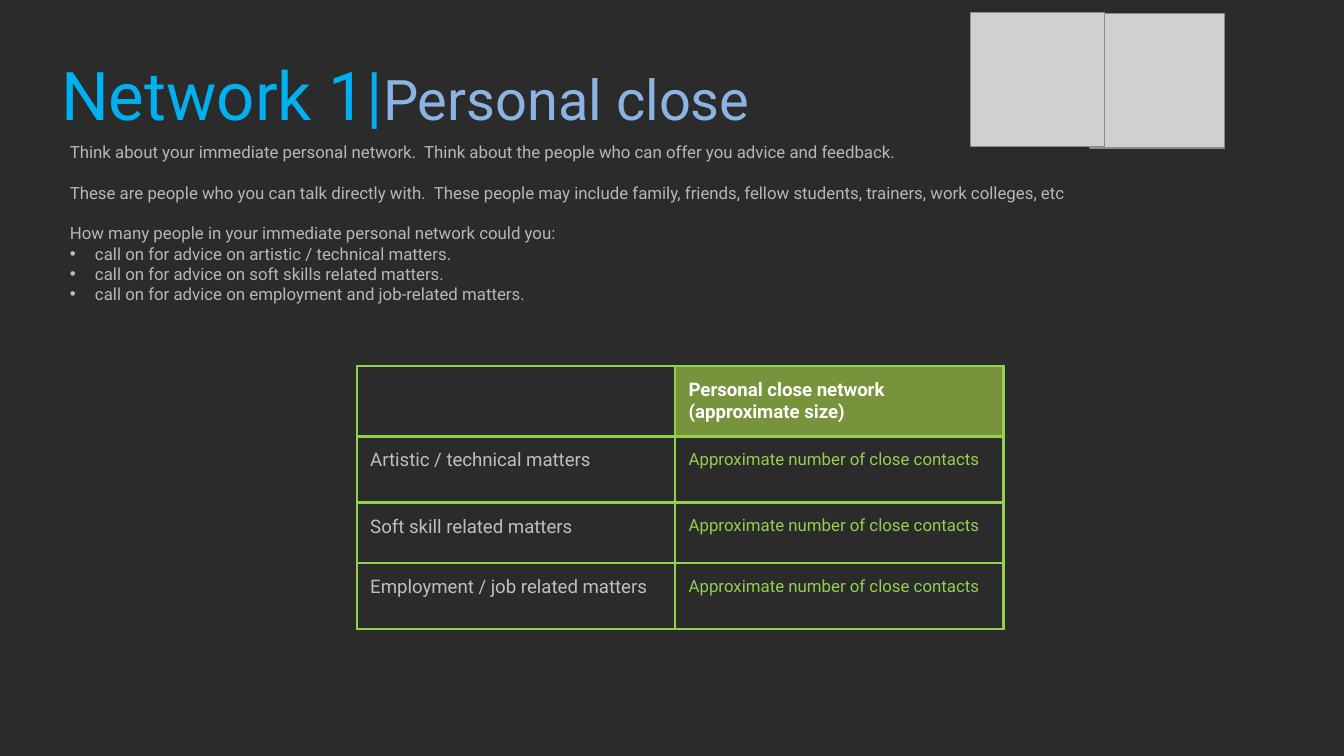
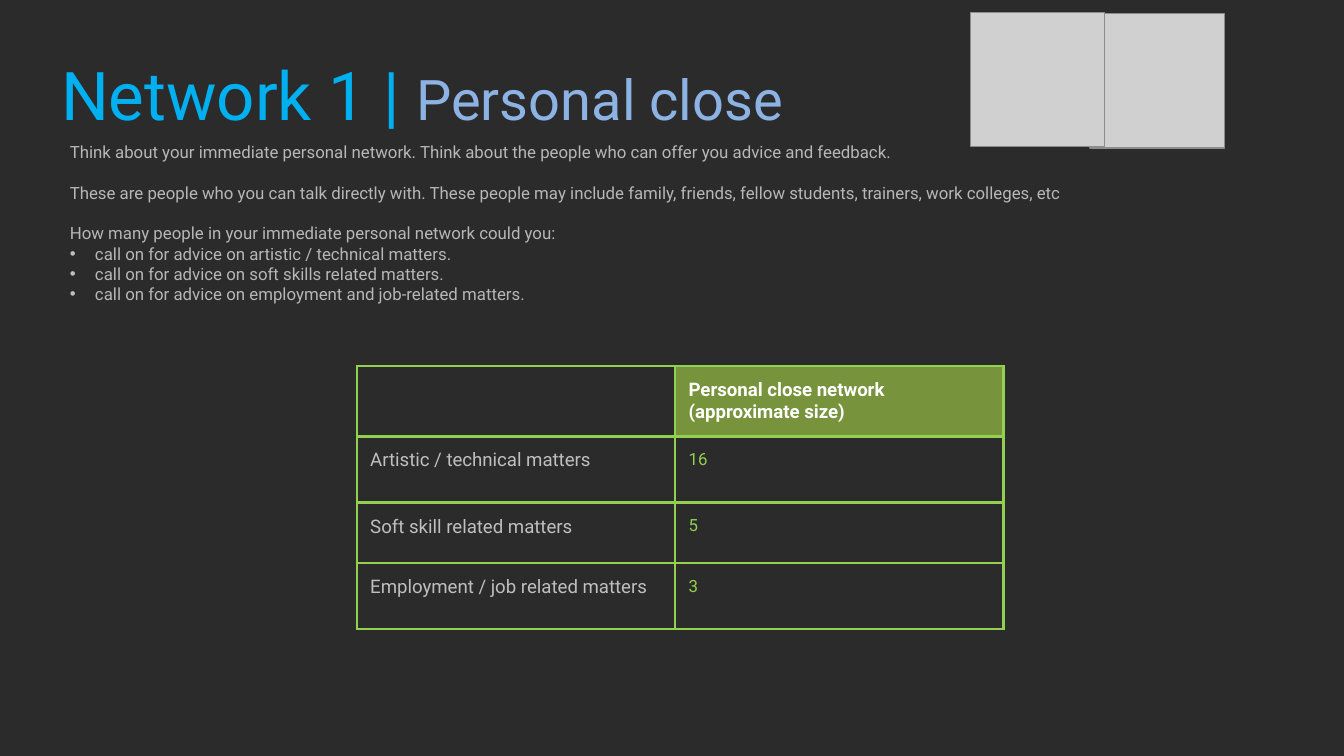
Before and after one commit to Dinoboy173/ProfStud, a slide deck: slide 22 of Class1/NOT DONE 2021_Professional_Studies_1_YourName.pptx. Drawn at 1344x756 pixels with LibreOffice and Linux fonts; fonts in the diff are those of the drawing; grey boxes stand for pictures; background and template pictures are left out; a plain dark background stands for a picture behind light text. Boxes give left, top, right and bottom in pixels: in the first picture for what was removed or moved away, otherwise in the second. Text is boxed around its words. In the diff, an @@ line names an element or a change of style, - is before the commit and + after.

```diff
--- a/Class1/NOT DONE 2021_Professional_Studies_1_YourName.pptx
+++ b/Class1/NOT DONE 2021_Professional_Studies_1_YourName.pptx
@@ title at [61, 69, 782, 121]: spaces changed @@
-Network 1|Personal close
+Network 1 | Personal close
@@ text "Think about your immediate personal ..." rewrapped from [70, 145, 1064, 304] to [70, 145, 1060, 304] @@
@@ table at [358, 366, 1004, 632] @@
-row 2, column 2: Approximate number of close contacts
+row 2, column 2: 16
-row 3, column 2: Approximate number of close contacts
+row 3, column 2: 5
-row 4, column 2: Approximate number of close contacts
+row 4, column 2: 3
```
Also in this commit, not shown: 11 other slides changed.
